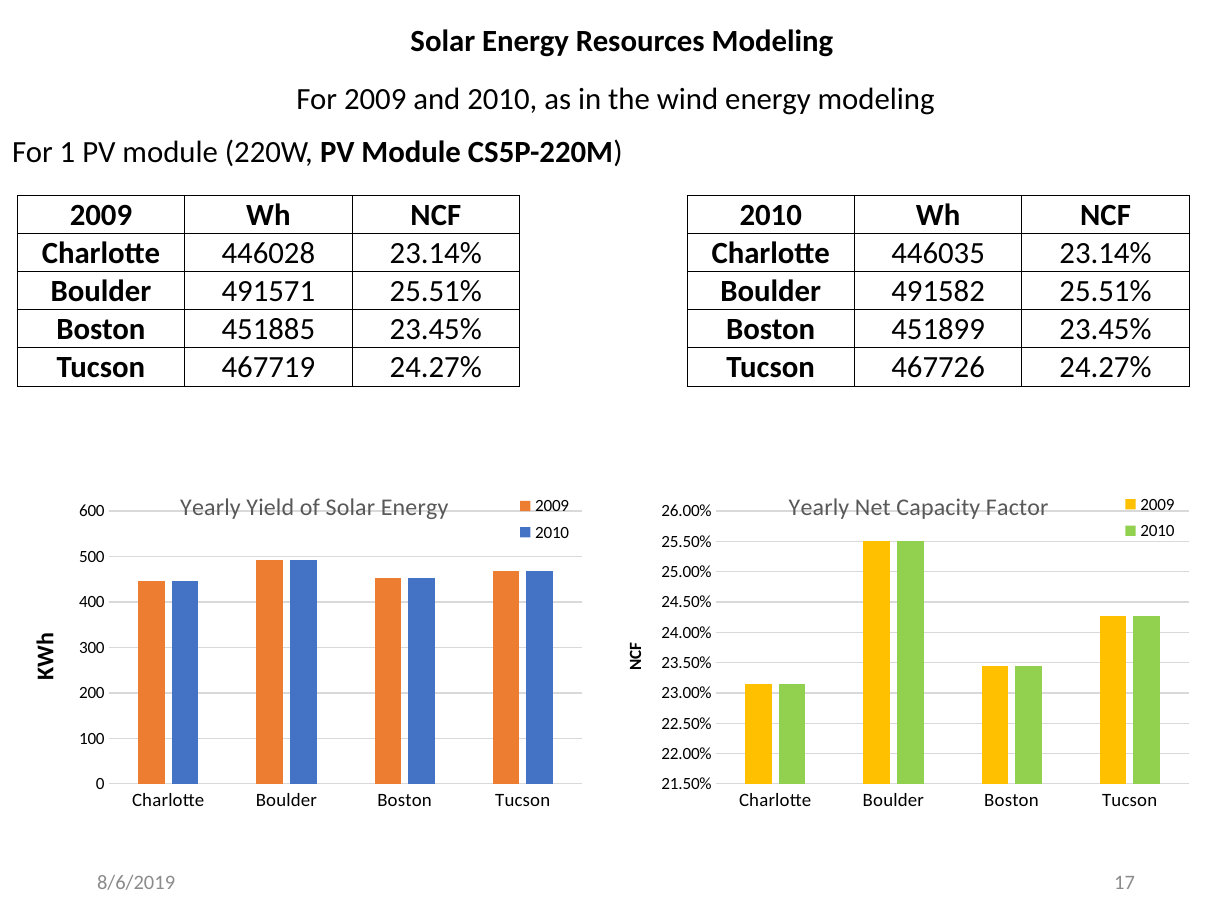
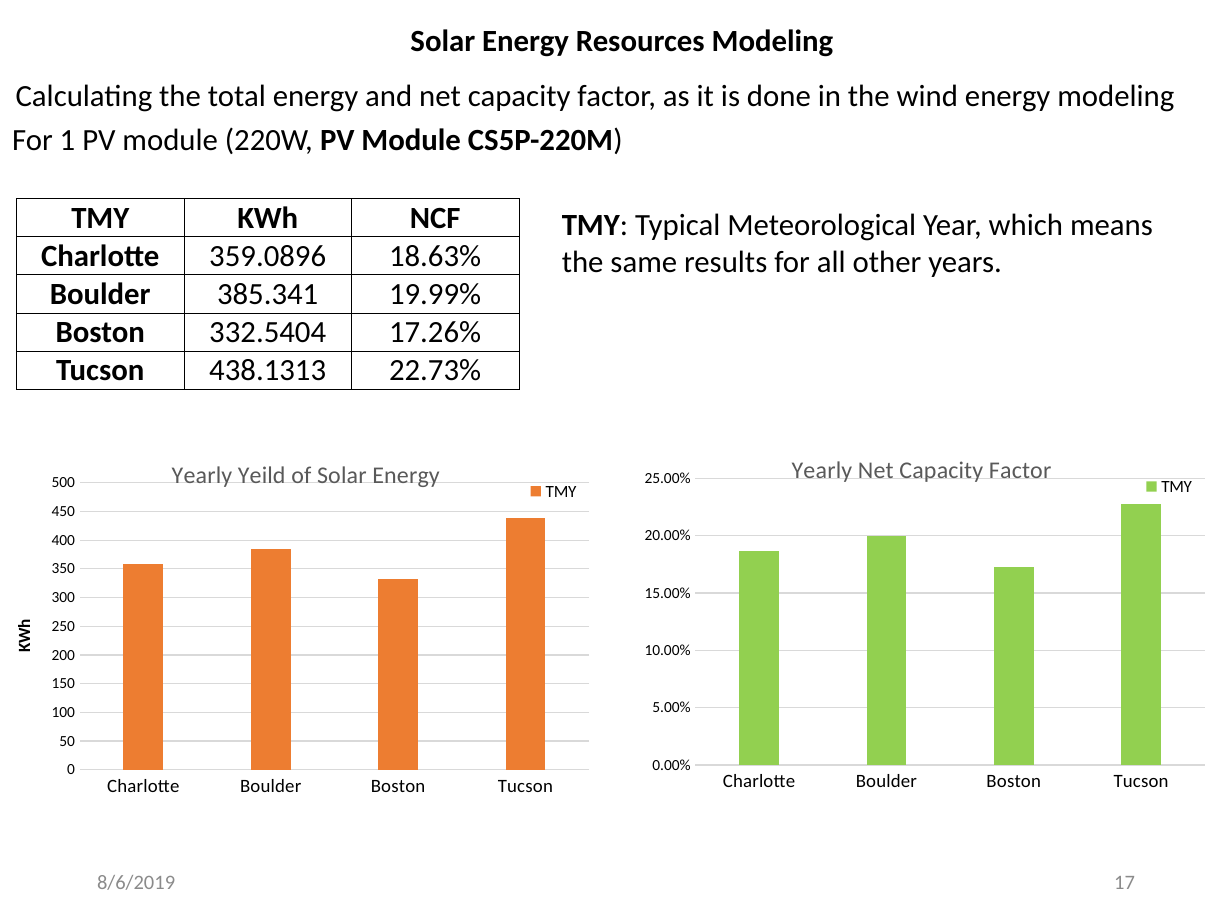
Before and after one commit to mhdella/Renewable-Energy-Analytics, a slide deck: slide 17 of wind_solar_time_series_analysis/Wind_Solar_Energy_Modeling_Analysis.pptx. Drawn at 1232x924 pixels with LibreOffice and Linux fonts; fonts in the diff are those of the drawing. Boxes give left, top, right and bottom in pixels: in the first picture for what was removed or moved away, otherwise in the second. Text is boxed around its words. In the diff, an @@ line names an element or a change of style, - is before the commit and + after.

Commit message:
wind_solar_modeling
This folder include codes, presentations and other files

```diff
--- a/wind_solar_time_series_analysis/Wind_Solar_Energy_Modeling_Analysis.pptx
+++ b/wind_solar_time_series_analysis/Wind_Solar_Energy_Modeling_Analysis.pptx
@@ text at <box>16,84,1174,112</box>: text changed @@
-For 2009 and 2010, as in the wind energy modeling
+Calculating the total energy and net capacity factor, as it is done in the wind energy modeling
@@ text "For 1 PV module (220W, ...": place and size @@
-text "For 1 PV module (220W, ..." at <box>12,139,623,166</box>
+text "For 1 PV module (220W, ..." at <box>12,127,623,154</box>
@@ table at <box>16,198,519,386</box> @@
-column 1: 2009 | Charlotte | Boulder | Boston | Tucson
-column 2: Wh | 446028 | 491571 | 451885 | 467719
-column 3: NCF | 23.14% | 25.51% | 23.45% | 24.27%
-column 4:  |  |  |  | 
-column 5: 2010 | Charlotte | Boulder | Boston | Tucson
-column 6: Wh | 446035 | 491582 | 451899 | 467726
-column 7: NCF | 23.14% | 25.51% | 23.45% | 24.27%
+column 1: TMY | Charlotte | Boulder | Boston | Tucson
+column 2: KWh | 359.0896 | 385.341 | 332.5404 | 438.1313
+column 3: NCF | 18.63% | 19.99% | 17.26% | 22.73%
@@ table: place and size @@
-table at <box>17,196,1190,611</box>
+table at <box>16,198,519,386</box>
@@ text added at <box>562,213,1153,277</box>, 18 pt, text #000000 @@
+TMY: Typical Meteorological Year, which means the same results for all other years.
@@ column chart at <box>1,440,617,809</box> @@
@@ title "Yearly Yield of Solar Energy" to "Yearly Yeild of Solar Energy " @@
-2009: 450, 490, 450, 470
+TMY: 360, 390, 330, 440
-2010: 450, 490, 450, 470
@@ legend changed @@
@@ value axis changed @@
@@ plot area changed @@
@@ column chart: place and size @@
-column chart at <box>14,471,616,828</box>
+column chart at <box>1,440,617,809</box>
@@ column chart at <box>617,435,1232,804</box> @@
@@ title "Yearly Net Capacity Factor  " to "Yearly Net Capacity Factor " @@
-2009: 0.231, 0.255, 0.234, 0.243
+TMY: 0.186, 0.2, 0.173, 0.227
@@ colour of TMY #FFC000 to #92D050 @@
-2010: 0.231, 0.255, 0.234, 0.243
@@ value axis title "NCF " to "" @@
@@ value axis changed @@
@@ plot area changed @@
@@ column chart: place and size @@
-column chart at <box>621,471,1223,828</box>
+column chart at <box>617,435,1232,804</box>
```
Also in this commit, not shown: 1 other slide changed, 1 slide added, 1 slide removed, 29 other files.
